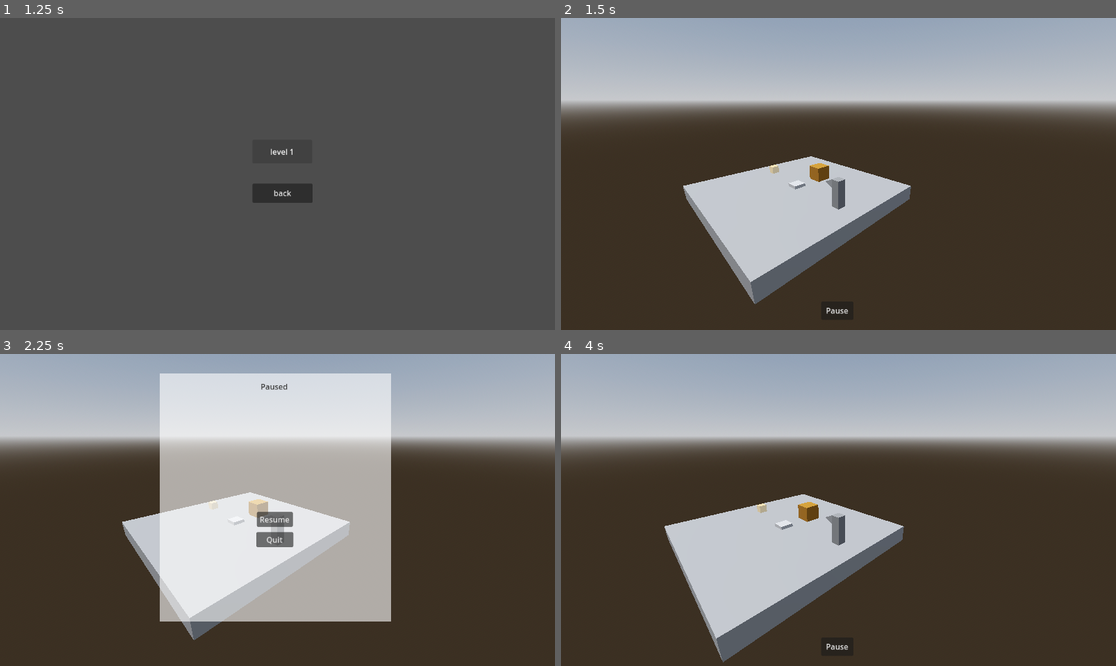
Above: before the commit, frames 1-4 (two rows, left to right).
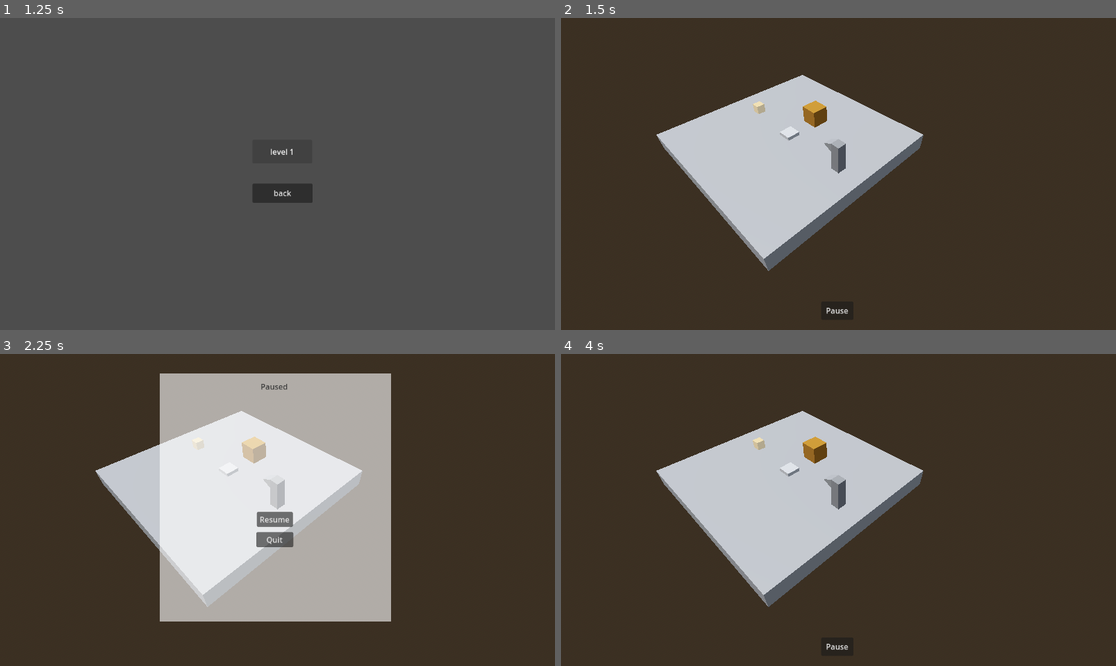
Above: after the commit, the same moments.

Repository: Jnight1104/Iso-Journey
Game: Godot game, scene res://Scenes/Main_menu.tscn
The game is run twice, just before and just after one commit, with the same random seed, the same clock (stepped at 60 frames per second) and the same inputs. The project has no main scene, so this scene is started directly.
Inputs:
- Up to frame 1 (1.25 s): click "Play" at 0.5 s
- Up to frame 2 (1.5 s): click "level 1" at 1.25 s
- Up to frame 3 (2.25 s): click "Pause" at 2 s
- Up to frame 4 (4 s): click "Resume" at 2.75 s; tap Enter at 3.5 s; hold Right (ui_right) from 3.53 s (still down); tap - (ui_minus, bound only after the commit) at 3.6 s

Frame 1 is identical in both runs. In frame 2, 44% of the frame differs, in the area x 0-100%, y 0-92%; in frame 3, 43%; in frame 4, 47%, in the area x 0-100%, y 0-99%.

Commit message:
implementing undo system

Diff:
--- a/Scenes/Level_1.tscn
+++ b/Scenes/Level_1.tscn
@@ -43,7 +43,8 @@
 shape = SubResource("BoxShape3D_quuv3")
 
 [node name="Camera3D" type="Camera3D" parent="."]
-transform = Transform3D(-0.707107, 0.241845, -0.664463, 0, 0.939692, 0.34202, 0.707107, 0.241845, -0.664463, -7, 6, -7)
+transform = Transform3D(-0.707107, 0.5, -0.5, 0, 0.707106, 0.707107, 0.707107, 0.5, -0.5, -7, 10, -7)
+fov = 60.0
 script = ExtResource("1_g2l8i")
 
 [node name="DirectionalLight3D" type="DirectionalLight3D" parent="."]
--- a/Scenes/Level_2.tscn
+++ b/Scenes/Level_2.tscn
@@ -76,7 +76,64 @@
 shape = SubResource("BoxShape3D_oln81")
 
 [node name="RigidBody3D" parent="." instance=ExtResource("3_0bfe5")]
-transform = Transform3D(1, 0, 0, 0, 1, 0, 0, 0, 1, 2, 1, 0)
+transform = Transform3D(1, 0, 0, 0, 1, 0, 0, 0, 1, 1, 1, 0)
 
 [node name="RigidBody3D2" parent="." instance=ExtResource("3_0bfe5")]
+transform = Transform3D(1, 0, 0, 0, 1, 0, 0, 0, 1, 0, 1, -1)
+
+[node name="RigidBody3D3" parent="." instance=ExtResource("3_0bfe5")]
+transform = Transform3D(1, 0, 0, 0, 1, 0, 0, 0, 1, 0, 1, -3)
+
+[node name="RigidBody3D4" parent="." instance=ExtResource("3_0bfe5")]
+transform = Transform3D(1, 0, 0, 0, 1, 0, 0, 0, 1, 1, 1, -2)
+
+[node name="RigidBody3D5" parent="." instance=ExtResource("3_0bfe5")]
+transform = Transform3D(1, 0, 0, 0, 1, 0, 0, 0, 1, 3, 1, -2)
+
+[node name="RigidBody3D6" parent="." instance=ExtResource("3_0bfe5")]
+transform = Transform3D(1, 0, 0, 0, 1, 0, 0, 0, 1, 2, 1, -1)
+
+[node name="RigidBody3D7" parent="." instance=ExtResource("3_0bfe5")]
+transform = Transform3D(1, 0, 0, 0, 1, 0, 0, 0, 1, 3, 1, 0)
+
+[node name="RigidBody3D9" parent="." instance=ExtResource("3_0bfe5")]
+transform = Transform3D(1, 0, 0, 0, 1, 0, 0, 0, 1, 1, 1, -4)
+
+[node name="RigidBody3D10" parent="." instance=ExtResource("3_0bfe5")]
+transform = Transform3D(1, 0, 0, 0, 1, 0, 0, 0, 1, 4, 1, -1)
+
+[node name="RigidBody3D11" parent="." instance=ExtResource("3_0bfe5")]
+transform = Transform3D(1, 0, 0, 0, 1, 0, 0, 0, 1, 5, 1, 0)
+
+[node name="RigidBody3D12" parent="." instance=ExtResource("3_0bfe5")]
+transform = Transform3D(1, 0, 0, 0, 1, 0, 0, 0, 1, 0, 1, -5)
+
+[node name="RigidBody3D13" parent="." instance=ExtResource("3_0bfe5")]
+transform = Transform3D(1, 0, 0, 0, 1, 0, 0, 0, 1, 1, 1, -6)
+
+[node name="RigidBody3D14" parent="." instance=ExtResource("3_0bfe5")]
+transform = Transform3D(1, 0, 0, 0, 1, 0, 0, 0, 1, 2, 1, -5)
+
+[node name="RigidBody3D15" parent="." instance=ExtResource("3_0bfe5")]
+transform = Transform3D(1, 0, 0, 0, 1, 0, 0, 0, 1, 3, 1, -4)
+
+[node name="RigidBody3D16" parent="." instance=ExtResource("3_0bfe5")]
+transform = Transform3D(1, 0, 0, 0, 1, 0, 0, 0, 1, 4, 1, -3)
+
+[node name="RigidBody3D17" parent="." instance=ExtResource("3_0bfe5")]
+transform = Transform3D(1, 0, 0, 0, 1, 0, 0, 0, 1, 5, 1, -2)
+
+[node name="RigidBody3D18" parent="." instance=ExtResource("3_0bfe5")]
+transform = Transform3D(1, 0, 0, 0, 1, 0, 0, 0, 1, 6, 1, -1)
+
+[node name="RigidBody3D19" parent="." instance=ExtResource("3_0bfe5")]
 transform = Transform3D(1, 0, 0, 0, 1, 0, 0, 0, 1, 2, 1, -2)
+
+[node name="RigidBody3D8" parent="." instance=ExtResource("3_0bfe5")]
+transform = Transform3D(1, 0, 0, 0, 1, 0, 0, 0, 1, 6, 1, -3)
+
+[node name="RigidBody3D20" parent="." instance=ExtResource("3_0bfe5")]
+transform = Transform3D(1, 0, 0, 0, 1, 0, 0, 0, 1, 5, 1, -4)
+
+[node name="RigidBody3D22" parent="." instance=ExtResource("3_0bfe5")]
+transform = Transform3D(1, 0, 0, 0, 1, 0, 0, 0, 1, 3, 1, -6)
--- a/Scripts/camera.gd
+++ b/Scripts/camera.gd
@@ -2,7 +2,7 @@
 
 @onready var global = get_node("/root/Global")
 const CAMERA_OFFSET_RADIUS : float = sqrt(98)
-const CAMERA_Y_POS : float = 5.5
+const CAMERA_Y_POS : float = 9.5
 const LERP_RATE : float = 0.2
 const ROTATION_RATE : float = 1
 const STARTING_ROTATION : float = -3 * PI / 4
--- a/Scripts/player.gd
+++ b/Scripts/player.gd
@@ -10,6 +10,8 @@
 const LERP_RATE : float = 12
 const MAX_ACTION_QUEUE : int = 2
 const OBSTACLE_BUFFER_SCALE : float = 0.3
+const UNDO_OFFSET : int = 1
+const UNDO : String = "undo"
 var target_location : Vector3 = SPAWN
 var moving : bool = false
 var action_queue : Array = []
@@ -19,6 +21,8 @@
 var left_blocked : bool = false
 var detection_ray : Node = null
 var game_finished : bool = false
+var undos : int = 0
+var action_history : Array = [SPAWN]
 signal push
 
 # Called when the node enters the scene tree for the first time.
@@ -40,6 +44,11 @@
 			_move_input(LEFT)
 		elif Input.is_action_just_pressed("ui_right"):
 			_move_input(RIGHT)
+	if Input.is_action_just_pressed("ui_minus"):
+		if undos < len(action_history) - UNDO_OFFSET:
+			action_queue = []
+			undos += UNDO_OFFSET
+			target_location = action_history[len(action_history) - (undos + UNDO_OFFSET)]
 	if Input.is_action_just_pressed("ui_escape"):
 		action_queue = []
 	# Moves the player toward the target location smoothly
@@ -57,6 +66,7 @@
 
 
 func _move(direction):
+	action_history = action_history.slice(0, )
 	if direction == UP:
 		detection_ray = $Forward
 	elif direction == RIGHT:
@@ -69,6 +79,7 @@
 		if detection_ray.get_collider().is_in_group("Box"):
 			#push.connect(detection_ray.get_collider()._pushed)
 			push.emit(direction, detection_ray.get_collider())
+			action_history.append(target_location)
 			$Move_delay_timer.start(MOVE_DELAY)
 			position += direction * OBSTACLE_BUFFER_SCALE
 		elif detection_ray.get_collider().is_in_group("Boundaries"):
@@ -76,9 +87,11 @@
 			position += direction * OBSTACLE_BUFFER_SCALE
 		else:
 			target_location += direction
+			action_history.append(target_location)
 			$Move_delay_timer.start(MOVE_DELAY)
 	else:
 		target_location += direction
+		action_history.append(target_location)
 		$Move_delay_timer.start(MOVE_DELAY)
 
 
--- a/project.godot
+++ b/project.godot
@@ -41,3 +41,13 @@
 "events": [Object(InputEventKey,"resource_local_to_scene":false,"resource_name":"","device":-1,"window_id":0,"alt_press …(195 unchanged characters)…
 ]
 }
+ui_plus={
+"deadzone": 0.5,
+"events": [Object(InputEventKey,"resource_local_to_scene":false,"resource_name":"","device":-1,"window_id":0,"alt_pressed":false,"shift_pressed":false,"ctrl_pressed":false,"meta_pressed":false,"pressed":false,"keycode":0,"physical_keycode":61,"key_label":0,"unicode":61,"location":0,"echo":false,"script":null)
+]
+}
+ui_minus={
+"deadzone": 0.5,
+"events": [Object(InputEventKey,"resource_local_to_scene":false,"resource_name":"","device":-1,"window_id":0,"alt_pressed":false,"shift_pressed":false,"ctrl_pressed":false,"meta_pressed":false,"pressed":false,"keycode":0,"physical_keycode":45,"key_label":0,"unicode":45,"location":0,"echo":false,"script":null)
+]
+}
